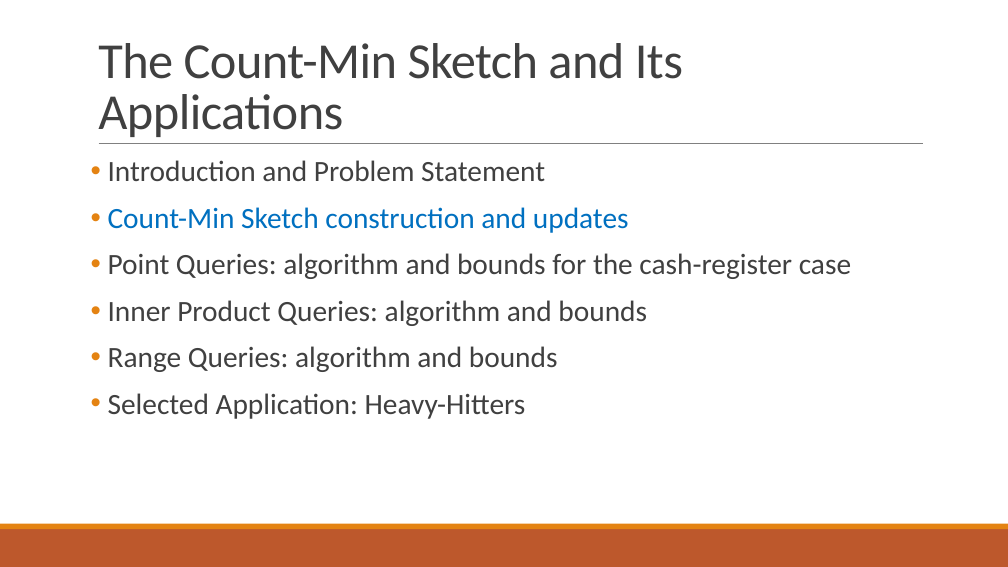
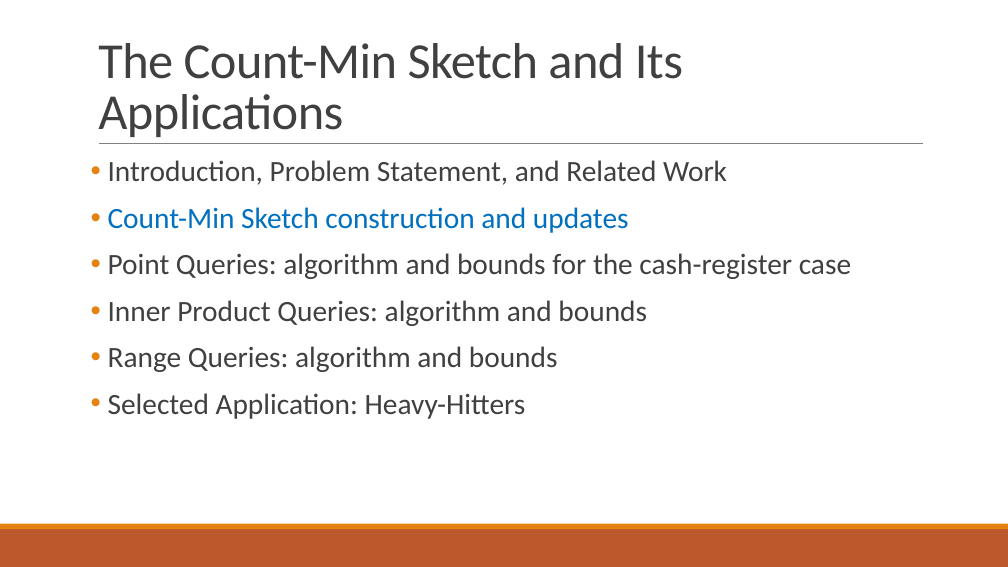
Before and after one commit to ewagner46/count_min_sketch_technical_summary, a slide deck: slide 2 of count_min_sketch_talk.pptx. Drawn at 1008x567 pixels with LibreOffice and Linux fonts; fonts in the diff are those of the drawing. Boxes give left, top, right and bottom in pixels: in the first picture for what was removed or moved away, otherwise in the second. Text is boxed around its words. In the diff, an @@ line names an element or a change of style, - is before the commit and + after.

```diff
--- a/count_min_sketch_talk.pptx
+++ b/count_min_sketch_talk.pptx
@@ text at (108, 160, 727, 185): text changed @@
-• Introduction and Problem Statement
+• Introduction, Problem Statement, and Related Work
```
Also in this commit, not shown: 1 other slide changed, 8 slides added, 1 other file.
